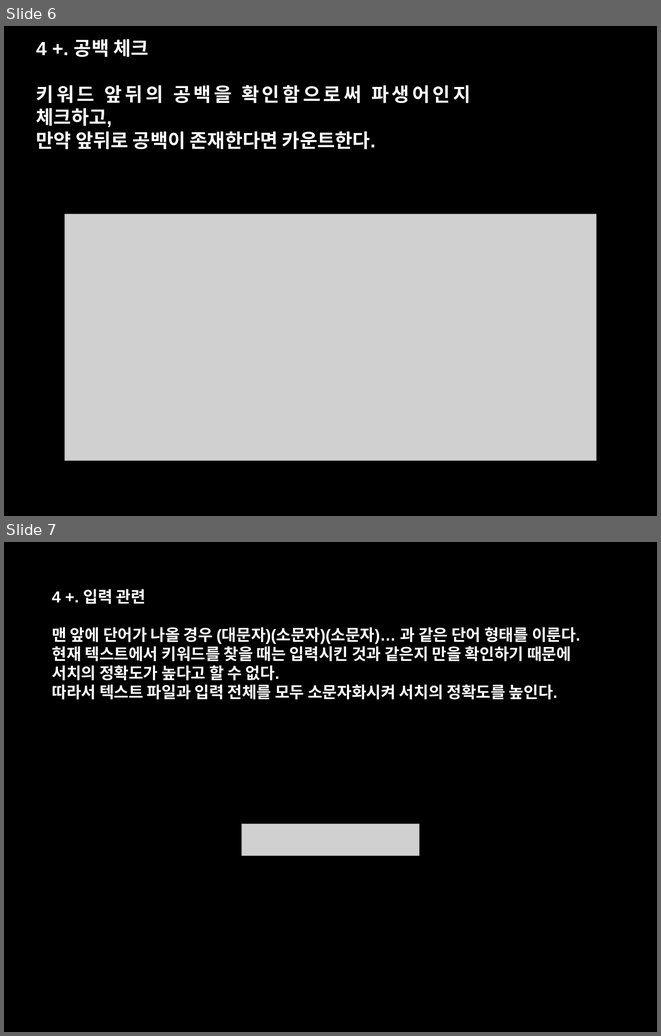
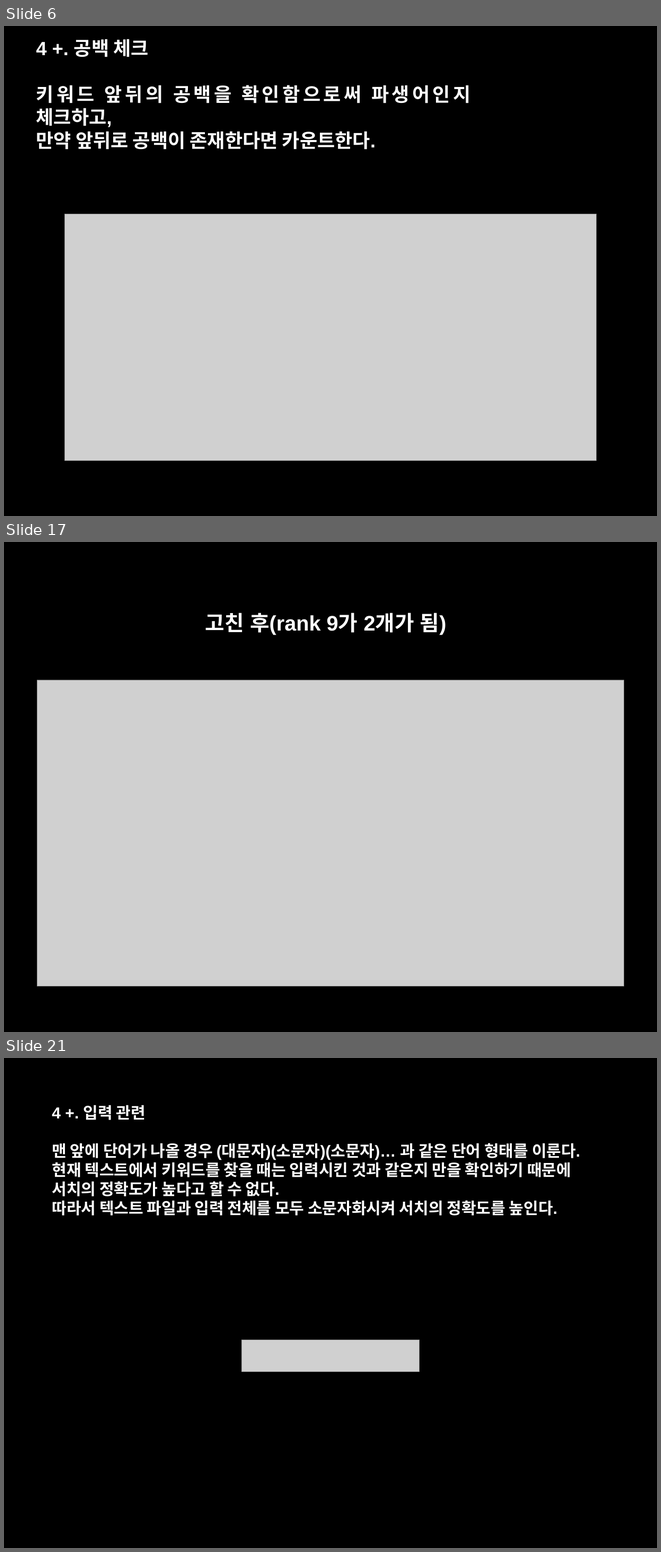
Before and after one commit to Jw-Bluayer/softwareprogramming, a slide deck: Implementation & evaluation 20172774 송정우.pptx. Shown one above the other, each under a label of ours: slides 6 and 7 before the commit, slides 6, 17 and 21 after it; the slides between them are not shown. The pictures are 661x1036 and 661x1552 pixels, drawn with LibreOffice and Linux fonts; fonts in the diff are those of the drawing; grey boxes stand for pictures. Boxes give left, top, right and bottom in pixels: in the first picture for what was removed or moved away, otherwise in the second. Text is boxed around its words. In the diff, an @@ line names an element or a change of style, - is before the commit and + after.

```diff
--- a/Implementation & evaluation 20172774 송정우.pptx
+++ b/Implementation & evaluation 20172774 송정우.pptx
@@ slide 17 added at (4,542,657,1032), background #000000 @@
@@ text added at (205,612,447,635), 33 pt, text #FFFFFF, bold @@
+고친 후(rank 9가 2개가 됨)
@@ picture added at (37,680,624,986) @@
@@ what was slide 7 is now slide 21 @@
```
Also in this commit, not shown: 4 slides changed, 24 other slides added, 1 other file.
